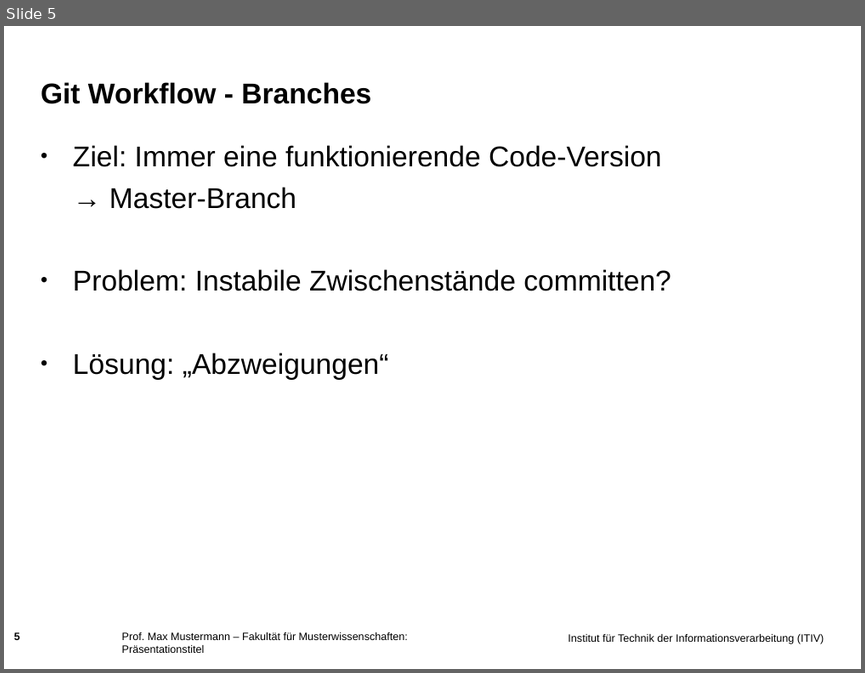
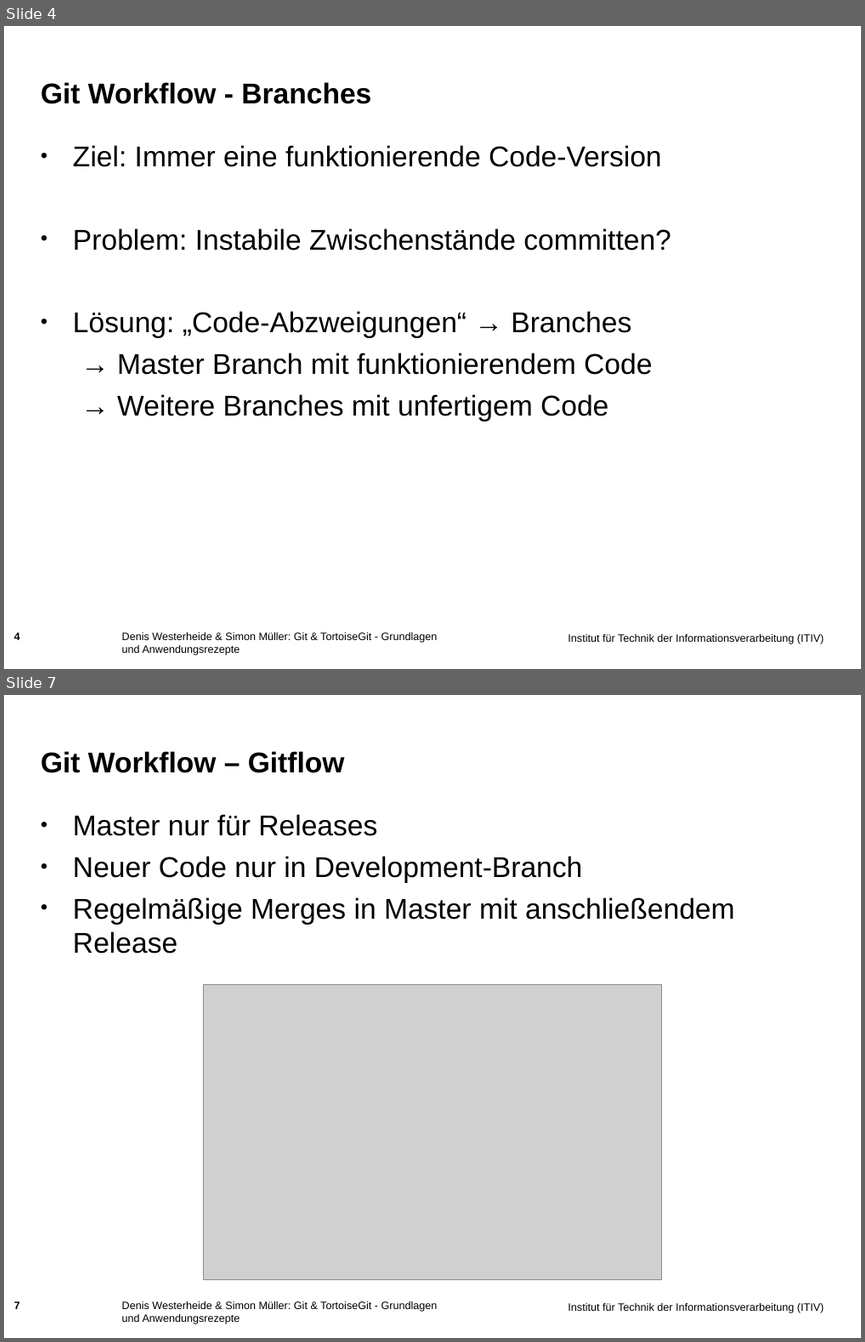
Before and after one commit to muellesi/PSE_2018, a slide deck: Präsentation/Simon/Praesentationsfolien_Simon.ppt. Shown one above the other, each under a label of ours: slide 5 before the commit, slides 4 and 7 after it; the slides between them are not shown. The pictures are 865x673 and 865x1342 pixels, drawn with LibreOffice and Linux fonts; fonts in the diff are those of the drawing; grey boxes stand for pictures; background and template pictures are left out. Boxes give left, top, right and bottom in pixels: in the first picture for what was removed or moved away, otherwise in the second. Text is boxed around its words. In the diff, an @@ line names an element or a change of style, - is before the commit and + after.

```diff
--- a/Präsentation/Simon/Praesentationsfolien_Simon.ppt
+++ b/Präsentation/Simon/Praesentationsfolien_Simon.ppt
@@ slide 7 added at (4,695,861,1338), background picture (left out); not listed: 1 template element that a slide beside it also shows @@
@@ title added at (41,751,345,773), 24 pt, text #000000, bold @@
+Git Workflow – Gitflow
@@ text added at (73,814,735,953), 24 pt, text #000000 @@
+• Master nur für Releases
+• Neuer Code nur in Development-Branch
+• Regelmäßige Merges in Master mit anschließendem Release
@@ picture added at (203,985,661,1279) @@
@@ page number added at (14,1301,20,1309), 9 pt, text #000000, bold @@
+7
@@ text added at (122,1301,438,1324), 9 pt, text #000000 @@
+Denis Westerheide & Simon Müller: Git & TortoiseGit - Grundlagen und Anwendungsrezepte
@@ what was slide 5 is now slide 4 @@
@@ slide 4 changed as well @@
@@ text at (109,187,296,209): paragraph removed @@
-→ Master-Branch
@@ text at (73,311,652,421): text changed @@
-• Lösung: „Abzweigungen“
+• Lösung: „Code-Abzweigungen“ → Branches
+→ Master Branch mit funktionierendem Code
+→ Weitere Branches mit unfertigem Code
@@ page number at (14,632,20,640): text changed @@
-5
+4
@@ text at (122,632,438,655): text changed @@
-Prof. Max Mustermann – Fakultät für Musterwissenschaften: Präsentationstitel
+Denis Westerheide & Simon Müller: Git & TortoiseGit - Grundlagen und Anwendungsrezepte
```
Also in this commit, not shown: 8 other slides changed, 2 other slides added, 4 slides removed, 4 other files.
